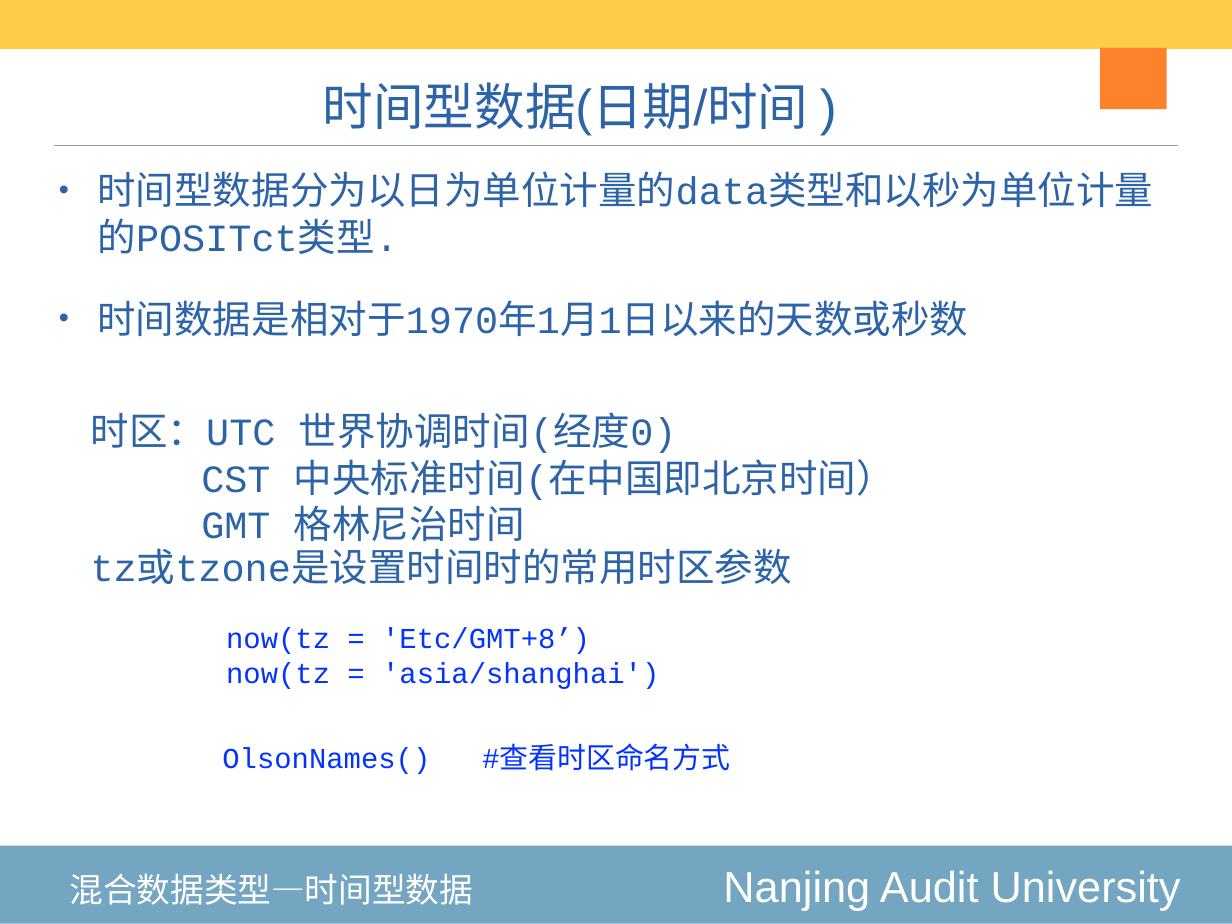
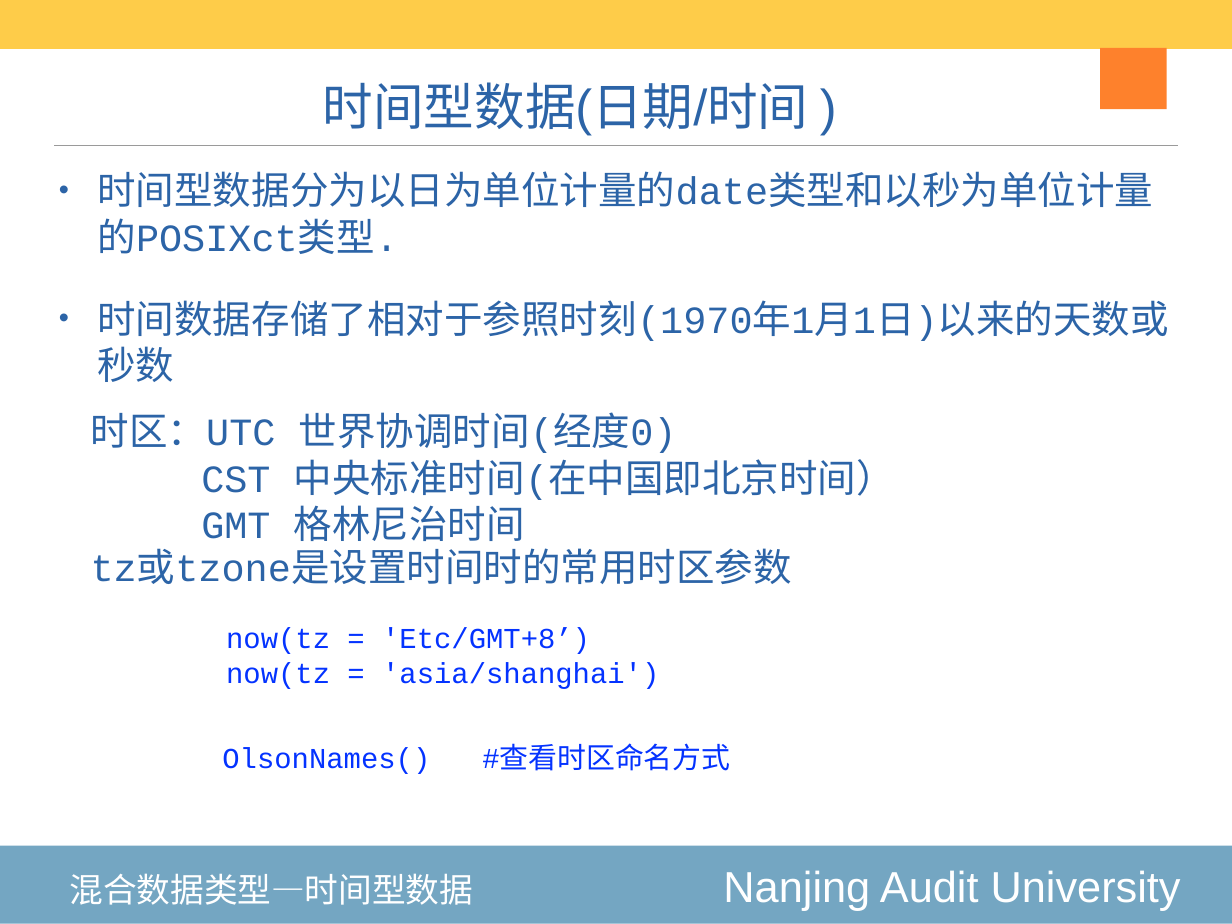
Before and after one commit to exoplanetX/DataAnalytics, a slide deck: slide 11 of 2020-3-高级数据结构.pptx (slide 9 before the commit). Drawn at 1232x924 pixels with LibreOffice and Linux fonts; fonts in the diff are those of the drawing. Boxes give left, top, right and bottom in pixels: in the first picture for what was removed or moved away, otherwise in the second. Text is boxed around its words. In the diff, an @@ line names an element or a change of style, - is before the commit and + after.

```diff
--- a/2020-3-高级数据结构.pptx
+++ b/2020-3-高级数据结构.pptx
@@ text at (97,171,1168,382): text changed @@
-• 时间型数据分为以日为单位计量的data类型和以秒为单位计量的POSITct类型.
-• 时间数据是相对于1970年1月1日以来的天数或秒数
+• 时间型数据分为以日为单位计量的date类型和以秒为单位计量的POSIXct类型.
+• 时间数据存储了相对于参照时刻(1970年1月1日)以来的天数或秒数
```
Also in this commit, not shown: 5 other slides changed, 2 slides added, 3 other files.
